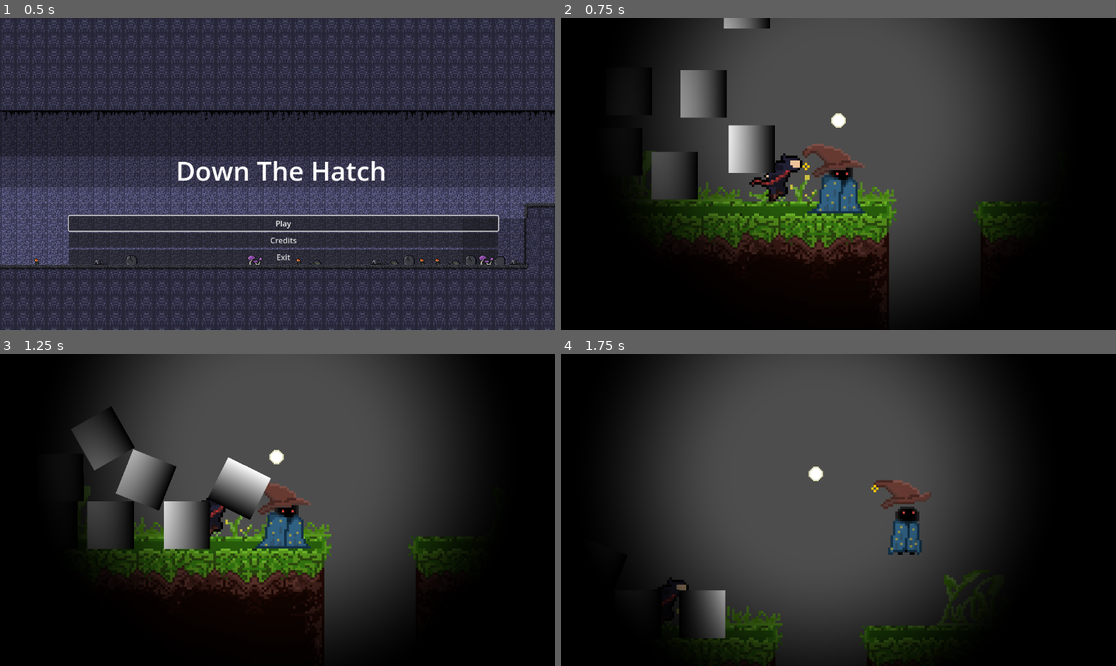
Above: before the commit, frames 1-4 (two rows, left to right).
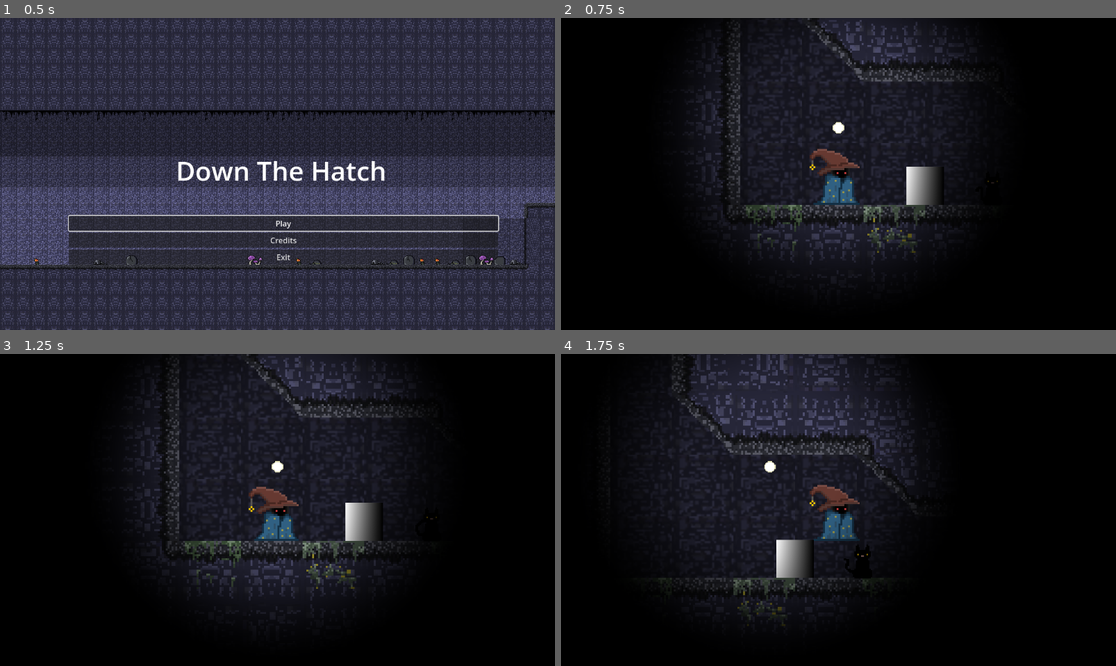
Above: after the commit, the same moments.

Repository: MRobinson12/BroyGames
Game: Godot game, scene res://Scenes/main_menu.tscn
Two runs of this game, one before a commit and one after it. Both use one fixed random seed, a clock stepped at 60 frames per second and the inputs below.
Inputs (mouse positions are in pixels of both pictures, inside the frame that each line leads up to):
- Up to frame 1 (0.5 s): no input
- Up to frame 2 (0.75 s): click "Play" at 0.5 s
- Up to frame 3 (1.25 s): no input
- Up to frame 4 (1.75 s): tap Enter (ui_accept) at 1.25, 1.52 s; move the mouse to (960, 494) at 1.27 s; hold D (ui_right) from 1.28 s (still down); tap E (interact) at 1.35 s; click (960, 494) at 1.42 s

Frame 1 is identical in both runs. In frame 2, 45% of the frame differs, in the area x 14-85%, y 0-94%; in frame 3, 45%; in frame 4, 50%, in the area x 15-80%, y 0-100%.

Commit message:
Changed Menu to go to tutorial + Music

Diff:
--- a/Scenes/bgm_manager.tscn
+++ b/Scenes/bgm_manager.tscn
@@ -4,4 +4,5 @@
 
 [node name="BgmManager" type="AudioStreamPlayer"]
 autoplay = true
+mix_target = 1
 script = ExtResource("1_5oc3x")
--- a/Scenes/cave_level_tutorial.tscn
+++ b/Scenes/cave_level_tutorial.tscn
@@ -1,6 +1,7 @@
-[gd_scene load_steps=12 format=4 uid="uid://bo8cm1qv601ii"]
+[gd_scene load_steps=13 format=4 uid="uid://bo8cm1qv601ii"]
 
 [ext_resource type="Texture2D" uid="uid://buhwjltmrbhig" path="res://Assets/caverntileset.png" id="1_lhoy1"]
+[ext_resource type="Script" path="res://Scripts/tutorial.gd" id="1_pchjb"]
 [ext_resource type="Texture2D" uid="uid://6dt3aejhuyc8" path="res://Assets/caverntilemapbackground.png" id="2_l1jp0"]
 [ext_resource type="PackedScene" uid="uid://d0pti8btoojyf" path="res://Scenes/wooden_crate.tscn" id="3_br8qu"]
 [ext_resource type="PackedScene" uid="uid://bfl4mpbg12kf7" path="res://Scenes/player.tscn" id="4_cpf4q"]
@@ -103,6 +104,7 @@
 sources/0 = SubResource("TileSetAtlasSource_awtpg")
 
 [node name="Node2D" type="Node2D"]
+script = ExtResource("1_pchjb")
 
 [node name="ShaderLayer" parent="." instance=ExtResource("7_724ik")]
 
--- a/Scripts/bgm_manager.gd
+++ b/Scripts/bgm_manager.gd
@@ -11,6 +11,7 @@
 	play()
 
 func play_song_chosen(song):
+	var nowplaying = AudioStreamPlayer.new()
 	_play_song(song)
 
 func stop_current():
--- a/Scripts/mainmenu.gd
+++ b/Scripts/mainmenu.gd
@@ -7,8 +7,8 @@
 	$VBoxContainer/Play.grab_focus()
 
 func _on_play_pressed() -> void:
-	BgmManager.stop()
-	get_tree().change_scene_to_file("res://Scenes/test_scene.tscn")
+	BgmManager.stop_current()
+	get_tree().change_scene_to_file("res://Scenes/cave_level_tutorial.tscn")
 
 func _on_credits_pressed() -> void:
 	get_tree().change_scene_to_file("res://Scenes/credits.tscn")
--- /dev/null
+++ b/Scripts/tutorial.gd
@@ -0,0 +1,12 @@
+extends Node
+
+const bgm = preload("res://Audio/OST/Secrets Behind the Caverns (Calm Cavern).mp3")
+
+# Called when the node enters the scene tree for the first time.
+func _ready():
+	BgmManager.play_song_chosen(bgm)
+
+
+# Called every frame. 'delta' is the elapsed time since the previous frame.
+func _process(delta: float) -> void:
+	pass
Not shown, added: Audio/OST/Action in the Caverns (Battle Cavern).mp3.import
Not shown, added: Audio/OST/Roll For Credits (Credits theme).mp3.import
Not shown, added: Audio/OST/Secrets Behind the Caverns (Calm Cavern).mp3.import
Not shown, added: Audio/OST/The Silliest Potion Shop.mp3.import
